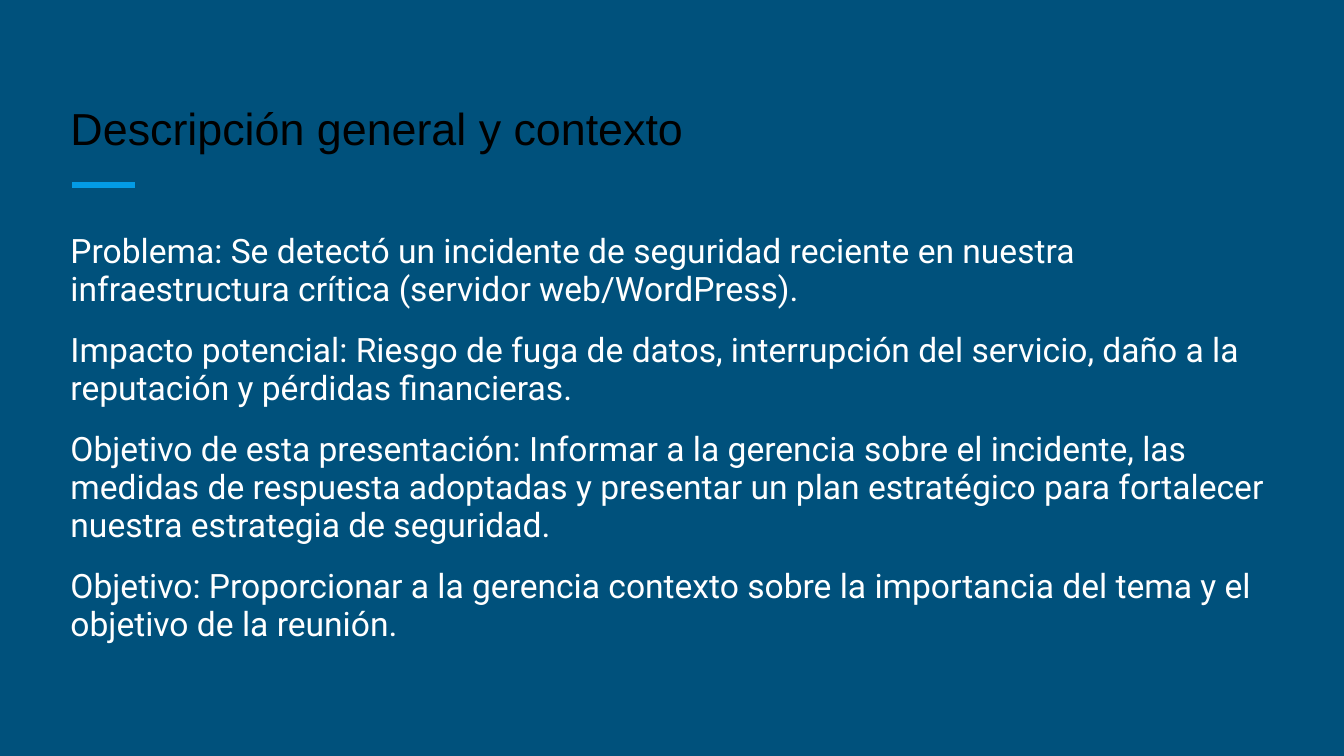
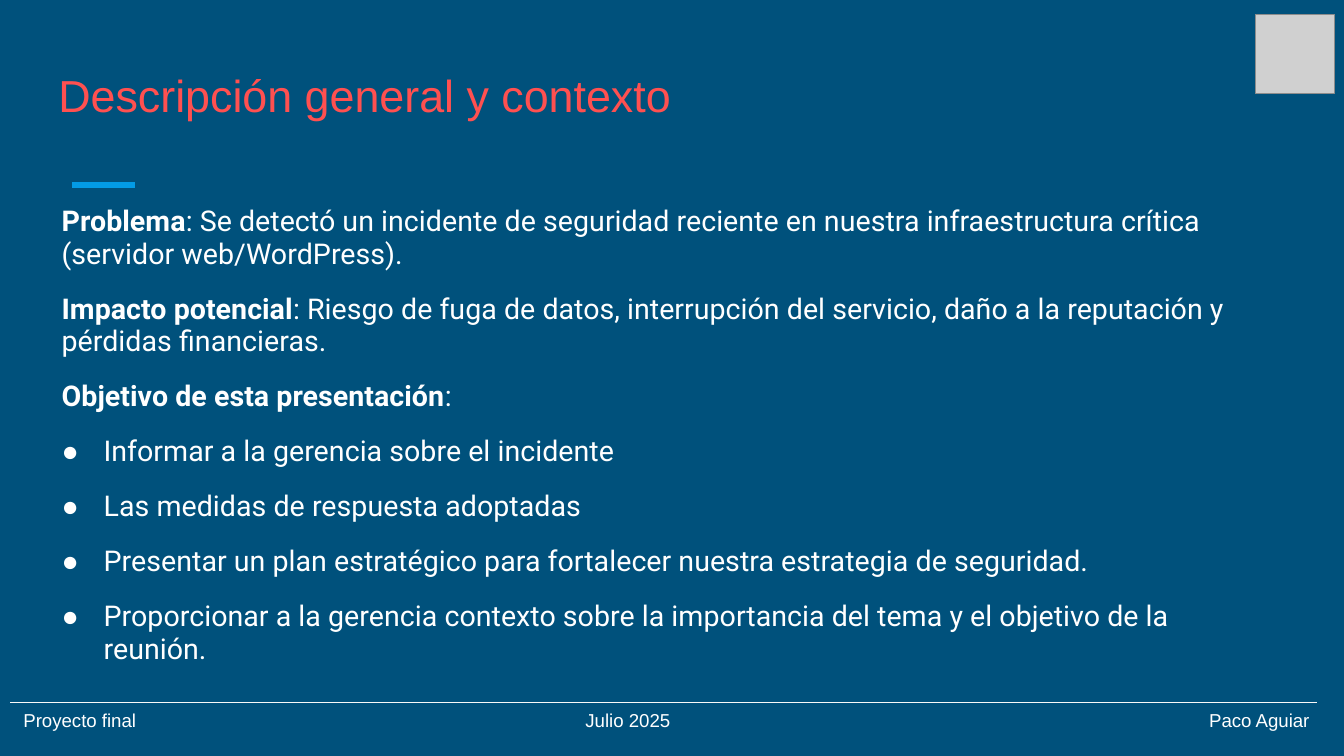
Before and after one commit to pacoaguiar/final_project_bootcamp_4geeks, a slide deck: slide 2 of 04. Proyecto final - Presentacion ejecutiva.pptx. Drawn at 1344x756 pixels with LibreOffice and Linux fonts; fonts in the diff are those of the drawing; grey boxes stand for pictures. Boxes give left, top, right and bottom in pixels: in the first picture for what was removed or moved away, otherwise in the second. Text is boxed around its words. In the diff, an @@ line names an element or a change of style, - is before the commit and + after.

Commit message:
Actualización proyecto

```diff
--- a/04. Proyecto final - Presentacion ejecutiva.pptx
+++ b/04. Proyecto final - Presentacion ejecutiva.pptx
@@ picture added at (x1=1255, y1=15, x2=1335, y2=94) @@
@@ title "Descripción general y contexto" moved from (x1=70, y1=112, x2=683, y2=154) to (x1=58, y1=79, x2=670, y2=121) @@
@@ title "Descripción general y contexto" at (x1=58, y1=79, x2=670, y2=121): text colour #000000 to #FF5050 @@
@@ text "Problema: Se detectó un incidente ..." moved from (x1=70, y1=237, x2=1263, y2=643) to (x1=62, y1=209, x2=1224, y2=660) @@
@@ text at (x1=62, y1=209, x2=1224, y2=357): size 18 to 15.3 pt in "Problema: Se detectó un incidente de seguridad ...", "Impacto potencial: Riesgo de fuga de datos, ..."; bold on in "Problema:", "Impacto potencial:" @@
@@ text at (x1=62, y1=384, x2=1168, y2=660): text changed; size 18 to 15.3 pt @@
-Objetivo de esta presentación: Informar a la gerencia sobre el incidente, las medidas de respuesta adoptadas y presentar un plan estratégico para fortalecer nuestra estrategia de seguridad.
-Objetivo: Proporcionar a la gerencia contexto sobre la importancia del tema y el objetivo de la reunión.
+Objetivo de esta presentación:
+● Informar a la gerencia sobre el incidente
+● Las medidas de respuesta adoptadas
+● Presentar un plan estratégico para fortalecer nuestra estrategia de seguridad.
+● Proporcionar a la gerencia contexto sobre la importancia del tema y el objetivo de la reunión.
@@ line added from (11, 702) to (1317, 702), #F9F9F9 0.75 pt @@
@@ text added at (x1=23, y1=713, x2=136, y2=731), 10 pt, text #FFFFFF @@
+Proyecto final
@@ text added at (x1=585, y1=713, x2=670, y2=728), 10 pt, text #FFFFFF @@
+Julio 2025
@@ text added at (x1=1209, y1=713, x2=1310, y2=731), 10 pt, text #FFFFFF @@
+Paco Aguiar
```
Also in this commit, not shown: 6 other slides changed, 1 slide added, 1 slide removed.
